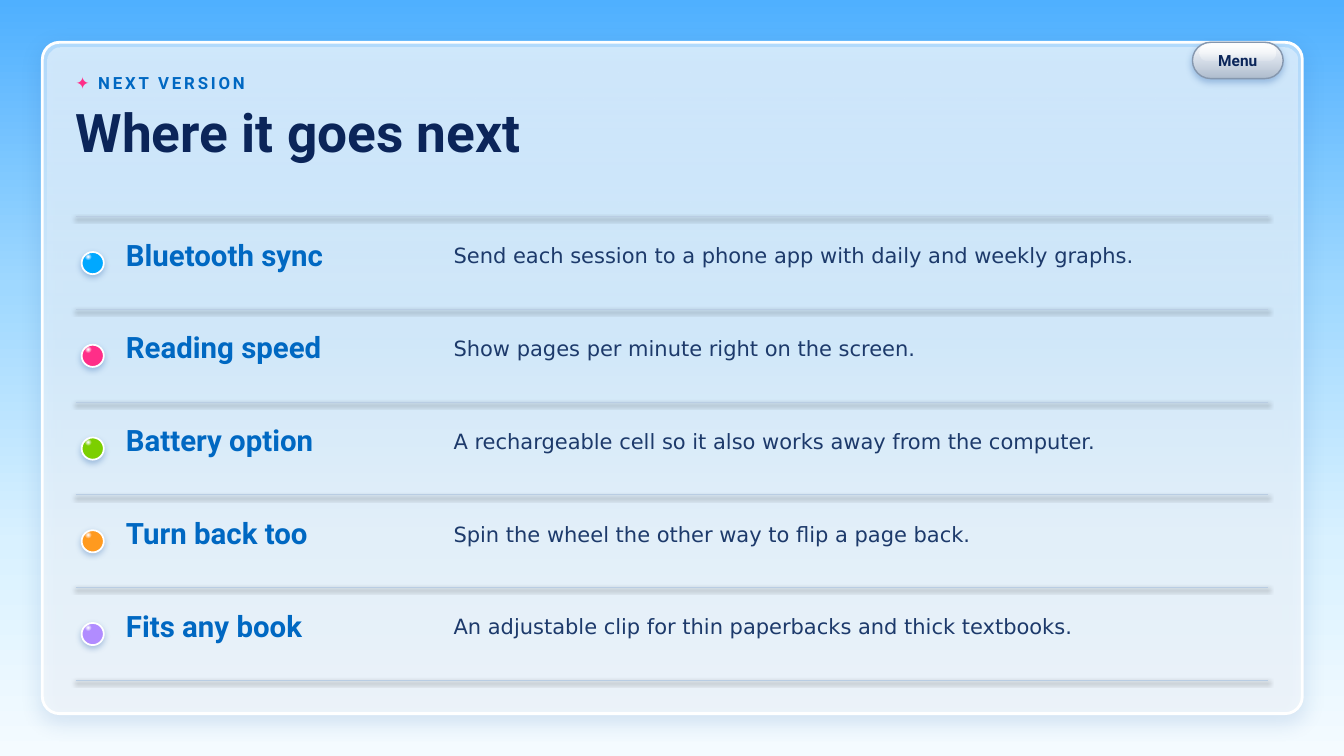
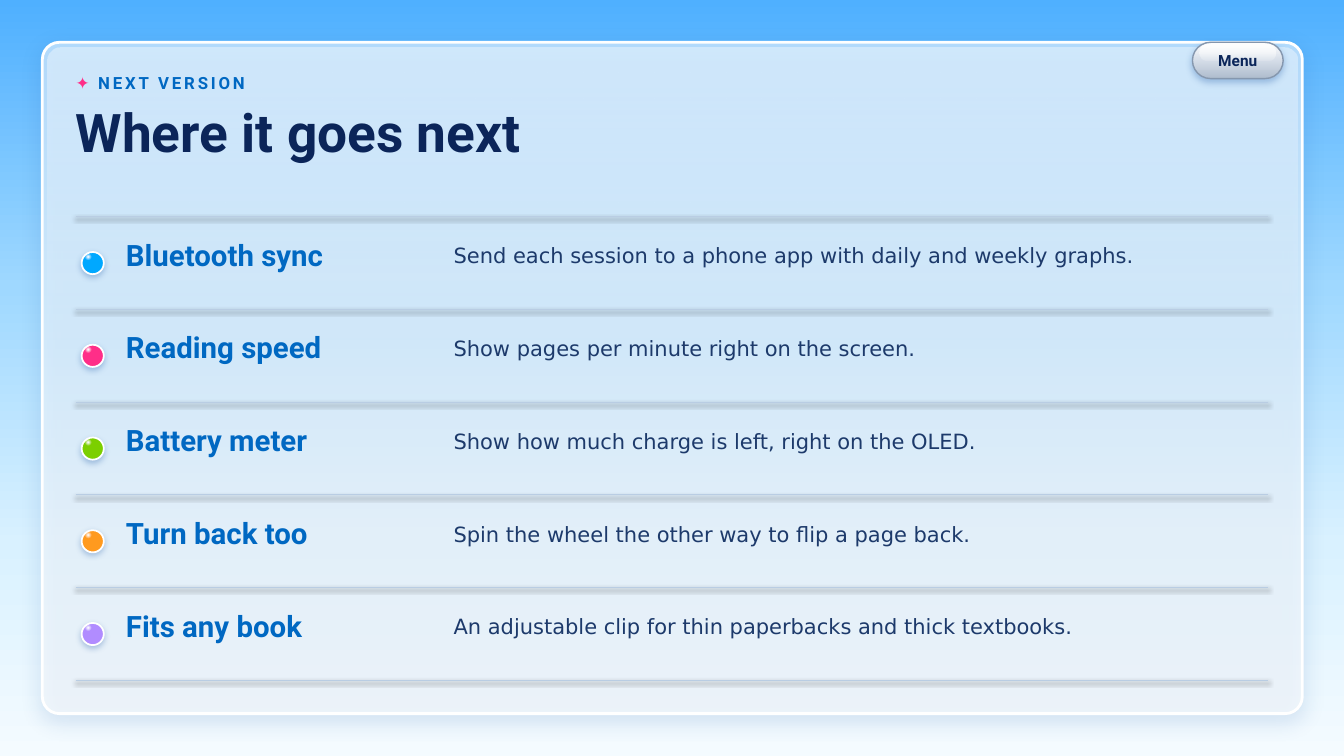
Before and after one commit to sharmaricha676-rgb/bookcounterppt, a slide deck: slide 39 of BookCounter-interactive.pptx. Drawn at 1344x756 pixels with LibreOffice and Linux fonts; fonts in the diff are those of the drawing. Boxes give left, top, right and bottom in pixels: in the first picture for what was removed or moved away, otherwise in the second. Text is boxed around its words. In the diff, an @@ line names an element or a change of style, - is before the commit and + after.

```diff
--- a/BookCounter-interactive.pptx
+++ b/BookCounter-interactive.pptx
@@ text at box(126, 430, 307, 458): text changed @@
-Battery option
+Battery meter
@@ text at box(454, 433, 975, 454): text changed @@
-A rechargeable cell so it also works away from the computer.
+Show how much charge is left, right on the OLED.
```
Also in this commit, not shown: 13 other slides changed, 3 other files.
